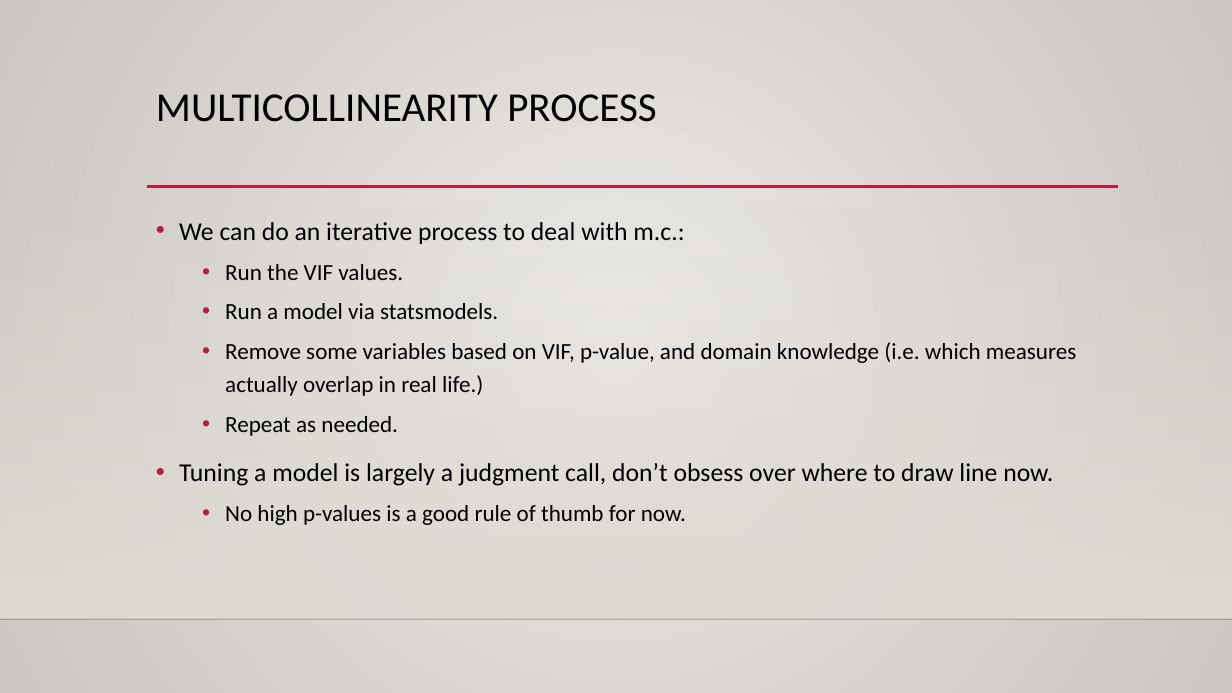
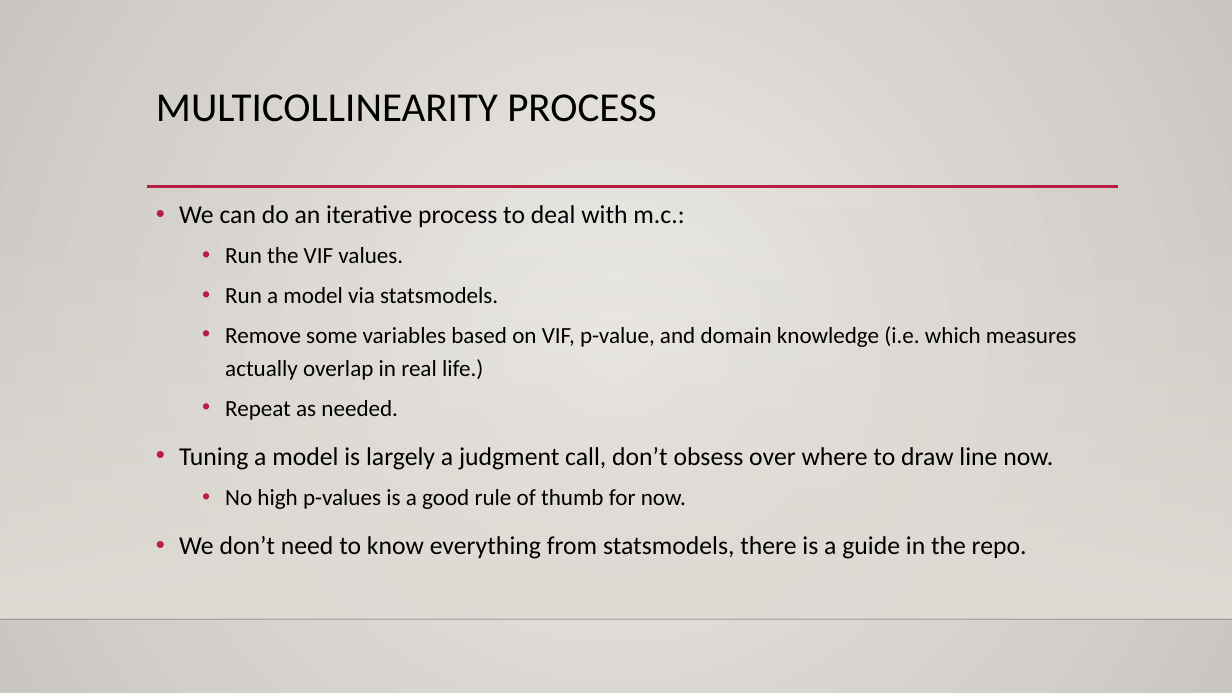
Before and after one commit to AkeemSemperDataScience/Basic_Stats_in_Python_Student_Repository, a slide deck: slide 31 of reference_material/slides/021_r_squared.pptx (slide 29 before the commit). Drawn at 1232x693 pixels with LibreOffice and Linux fonts; fonts in the diff are those of the drawing; background and template pictures are left out. Boxes give left, top, right and bottom in pixels: in the first picture for what was removed or moved away, otherwise in the second. Text is boxed around its words. In the diff, an @@ line names an element or a change of style, - is before the commit and + after.

```diff
--- a/reference_material/slides/021_r_squared.pptx
+++ b/reference_material/slides/021_r_squared.pptx
@@ text "We can do an iterative ...": place and size @@
-text "We can do an iterative ..." at box(179, 222, 1076, 525)
+text "We can do an iterative ..." at box(179, 205, 1076, 559)
@@ text at box(179, 536, 1027, 559): paragraph added @@
+• We don’t need to know everything from statsmodels, there is a guide in the repo.
```
Also in this commit, not shown: 2 slides added, 2 other files.
